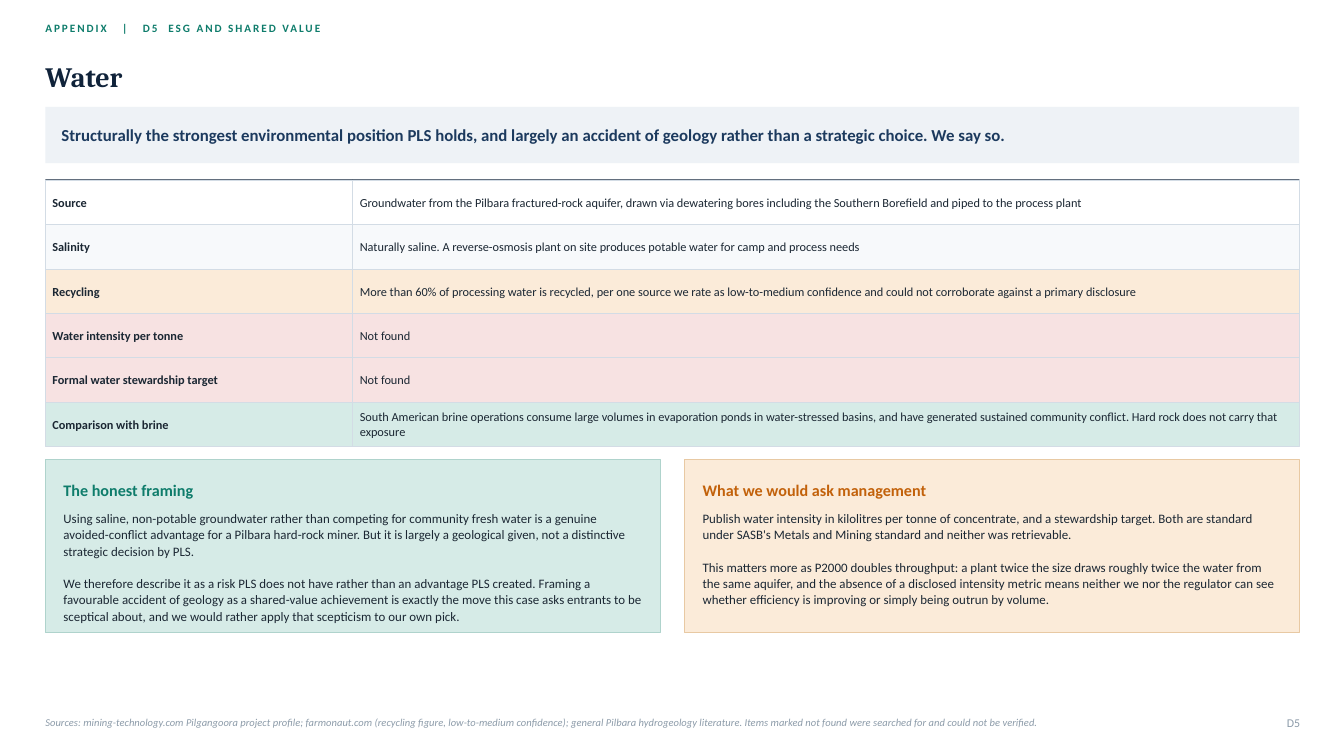
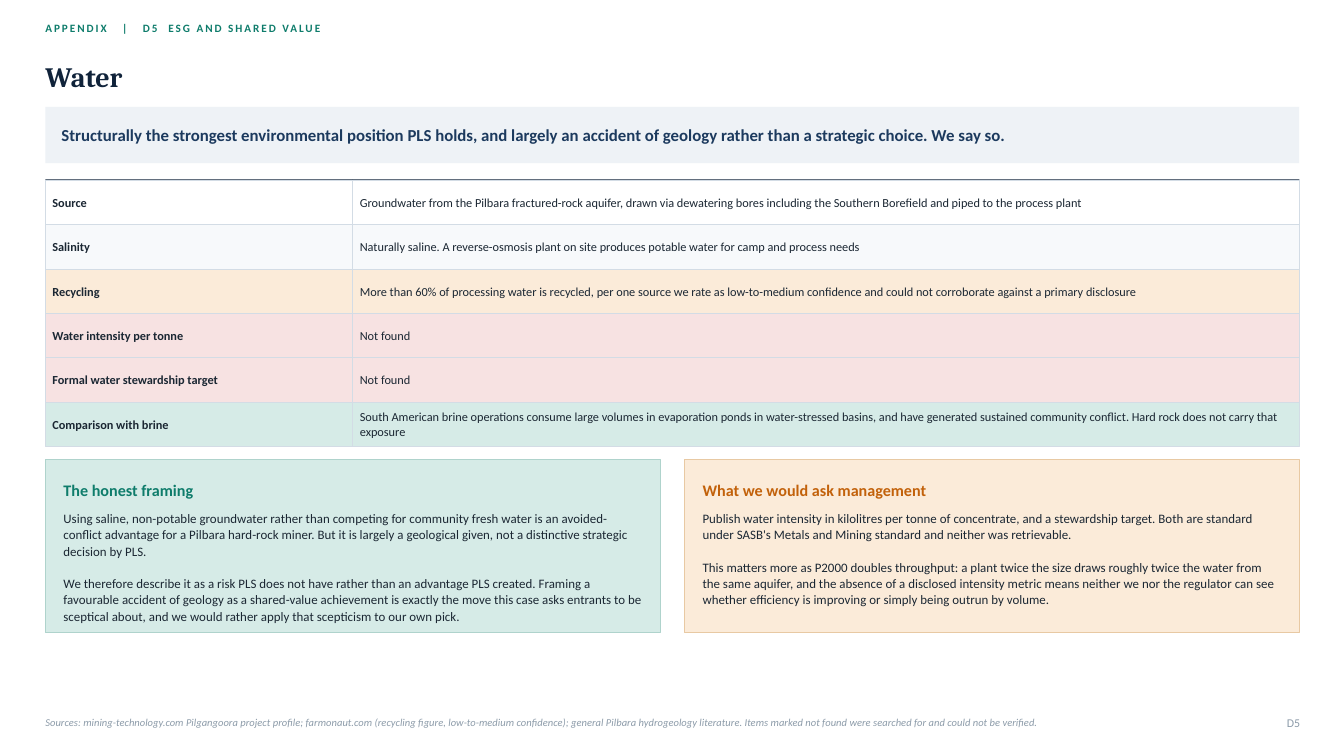
Before and after one commit to SportsSwap/for-claude, a slide deck: slide 53 of deck/PLS_Group_FMAA_2026.pptx. Drawn at 1344x756 pixels with LibreOffice and Linux fonts; fonts in the diff are those of the drawing. Boxes give left, top, right and bottom in pixels: in the first picture for what was removed or moved away, otherwise in the second. Text is boxed around its words. In the diff, an @@ line names an element or a change of style, - is before the commit and + after.

```diff
--- a/deck/PLS_Group_FMAA_2026.pptx
+++ b/deck/PLS_Group_FMAA_2026.pptx
@@ text at (x1=63, y1=514, x2=628, y2=558): text changed @@
-Using saline, non-potable groundwater rather than competing for community fresh water is a genuine avoided-conflict advantage for a Pilbara hard-rock miner. But it is largely a geological given, not a distinctive strategic decision by PLS.
+Using saline, non-potable groundwater rather than competing for community fresh water is an avoided-conflict advantage for a Pilbara hard-rock miner. But it is largely a geological given, not a distinctive strategic decision by PLS.
```
Also in this commit, not shown: 14 other slides changed, 7 other files.
